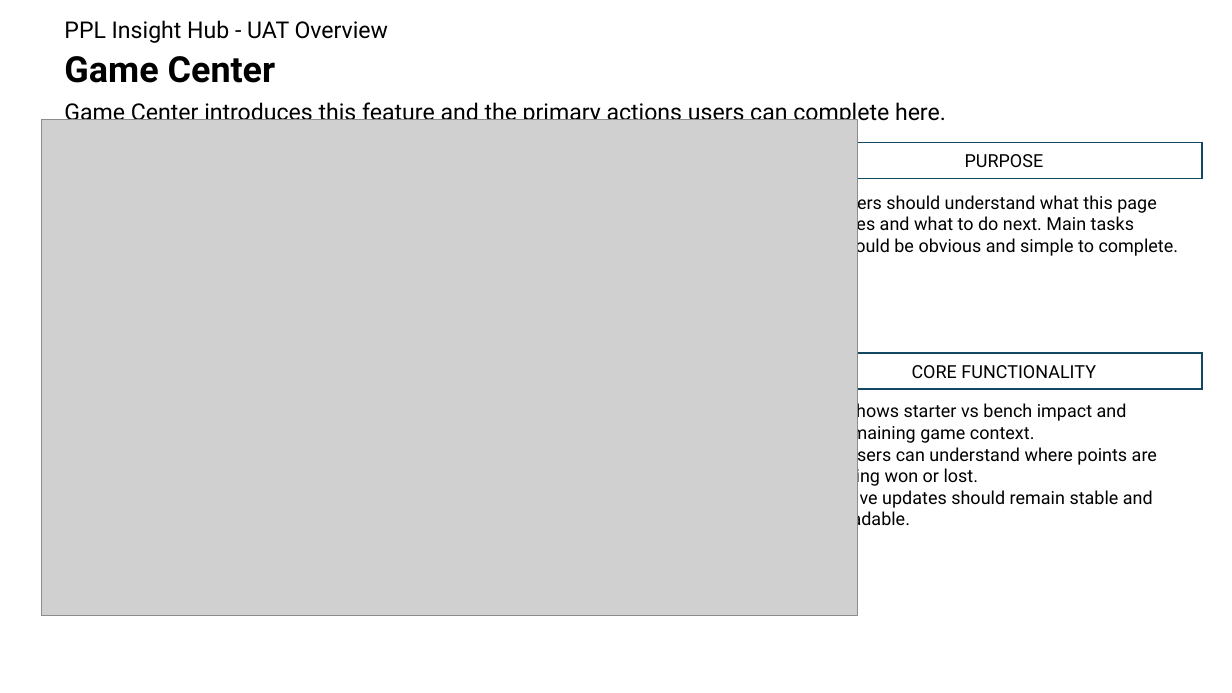
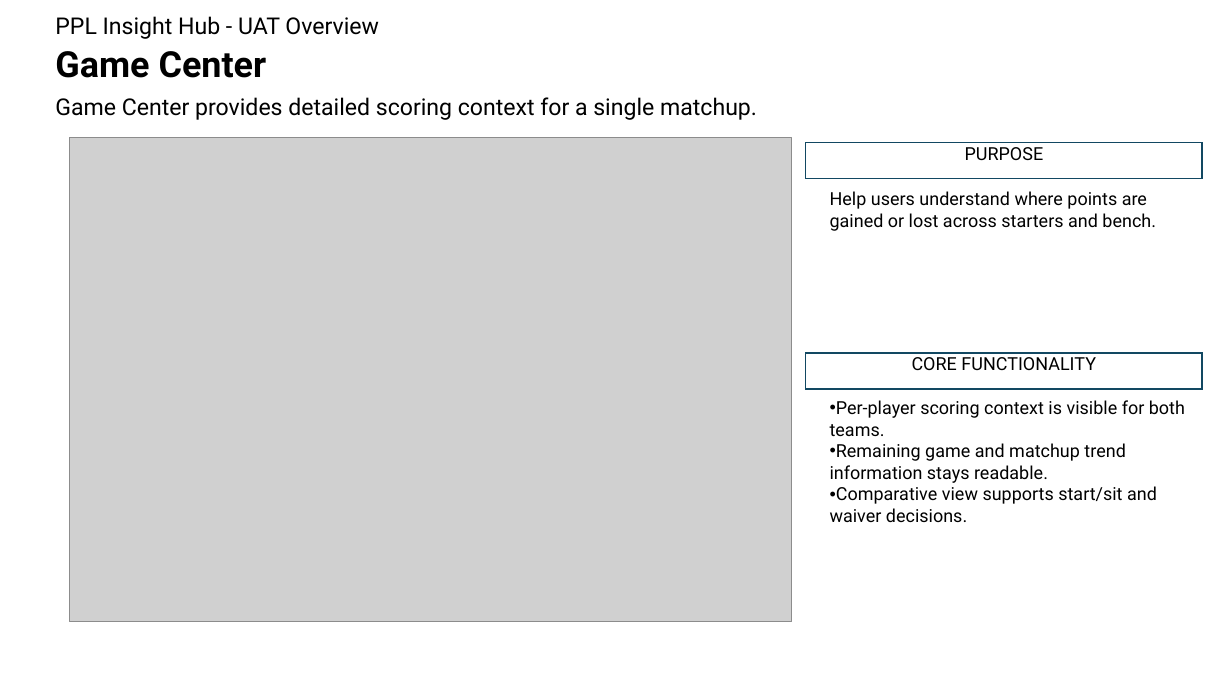
Before and after one commit to NPGrant81/fantasy-football-pi, a slide deck: slide 11 of docs/uat/uat_overview.pptx. Drawn at 1232x693 pixels with LibreOffice and Linux fonts; fonts in the diff are those of the drawing; grey boxes stand for pictures. Boxes give left, top, right and bottom in pixels: in the first picture for what was removed or moved away, otherwise in the second. Text is boxed around its words. In the diff, an @@ line names an element or a change of style, - is before the commit and + after.

```diff
--- a/docs/uat/uat_overview.pptx
+++ b/docs/uat/uat_overview.pptx
@@ text "PPL Insight Hub - UAT ...": place and size @@
-text "PPL Insight Hub - UAT ..." at [64, 20, 389, 43]
+text "PPL Insight Hub - UAT ..." at [55, 16, 379, 39]
@@ text "Game Center": place and size @@
-text "Game Center" at [64, 56, 276, 83]
+text "Game Center" at [55, 51, 267, 78]
@@ text at [55, 97, 757, 120]: text changed @@
-Game Center introduces this feature and the primary actions users can complete here.
+Game Center provides detailed scoring context for a single matchup.
@@ picture: place and size @@
-picture at [42, 119, 858, 616]
+picture at [69, 138, 792, 622]
@@ rectangle "PURPOSE" at [806, 142, 1202, 178]: vertical alignment middle to top @@
@@ text at [830, 191, 1156, 231]: text changed @@
-Users should understand what this page does and what to do next. Main tasks should be obvious and simple to complete.
+Help users understand where points are gained or lost across starters and bench.
@@ rectangle "CORE FUNCTIONALITY" at [806, 353, 1202, 389]: vertical alignment middle to top @@
@@ text at [830, 400, 1185, 522]: text changed @@
-- Shows starter vs bench impact and remaining game context.
-- Users can understand where points are being won or lost.
-- Live updates should remain stable and readable.
+• Per-player scoring context is visible for both teams.
+• Remaining game and matchup trend information stays readable.
+• Comparative view supports start/sit and waiver decisions.
```
Also in this commit, not shown: 24 other slides changed, 8 slides added, 3 other files.
